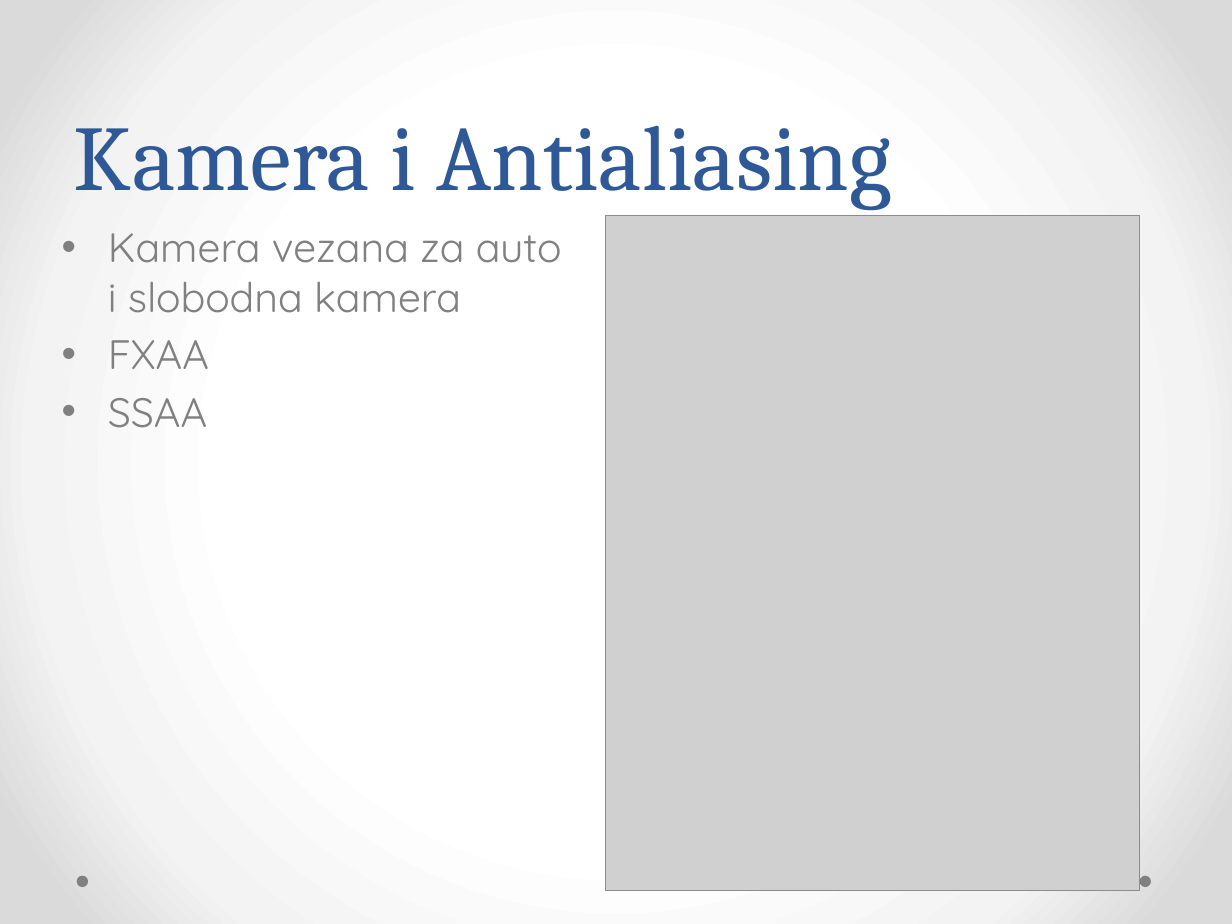
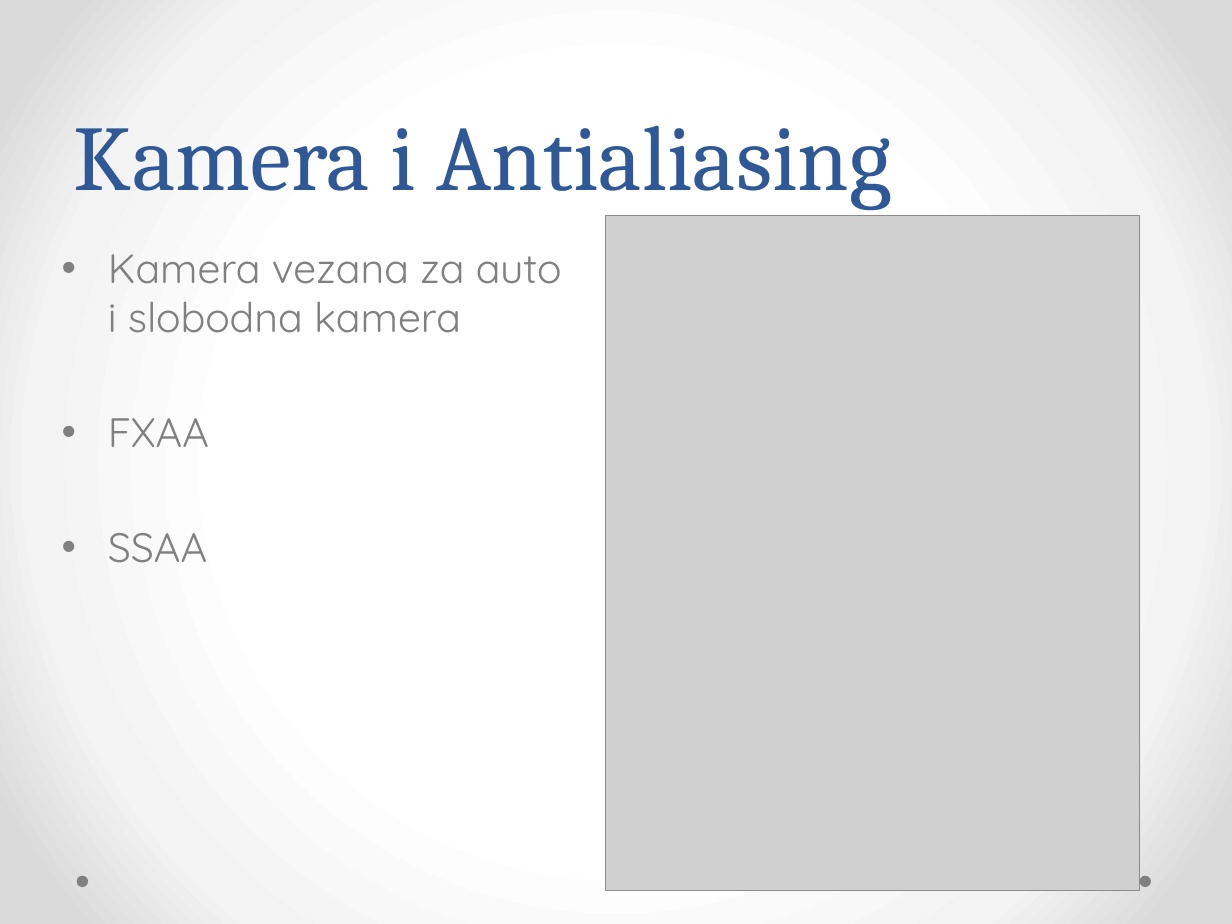
Before and after one commit to Bojanovski/IG-Project, a slide deck: slide 10 of Dokumentacija/Prezentacija.pptx (slide 8 before the commit). Drawn at 1232x924 pixels with LibreOffice and Linux fonts; fonts in the diff are those of the drawing; grey boxes stand for pictures. Boxes give left, top, right and bottom in pixels: in the first picture for what was removed or moved away, otherwise in the second. Text is boxed around its words. In the diff, an @@ line names an element or a change of style, - is before the commit and + after.

```diff
--- a/Dokumentacija/Prezentacija.pptx
+++ b/Dokumentacija/Prezentacija.pptx
@@ text "Kamera vezana za auto i ..." rewrapped from [108,233,562,428] to [108,254,562,563] @@
```
Also in this commit, not shown: 9 other slides changed, 7 slides added, 6 other files.
